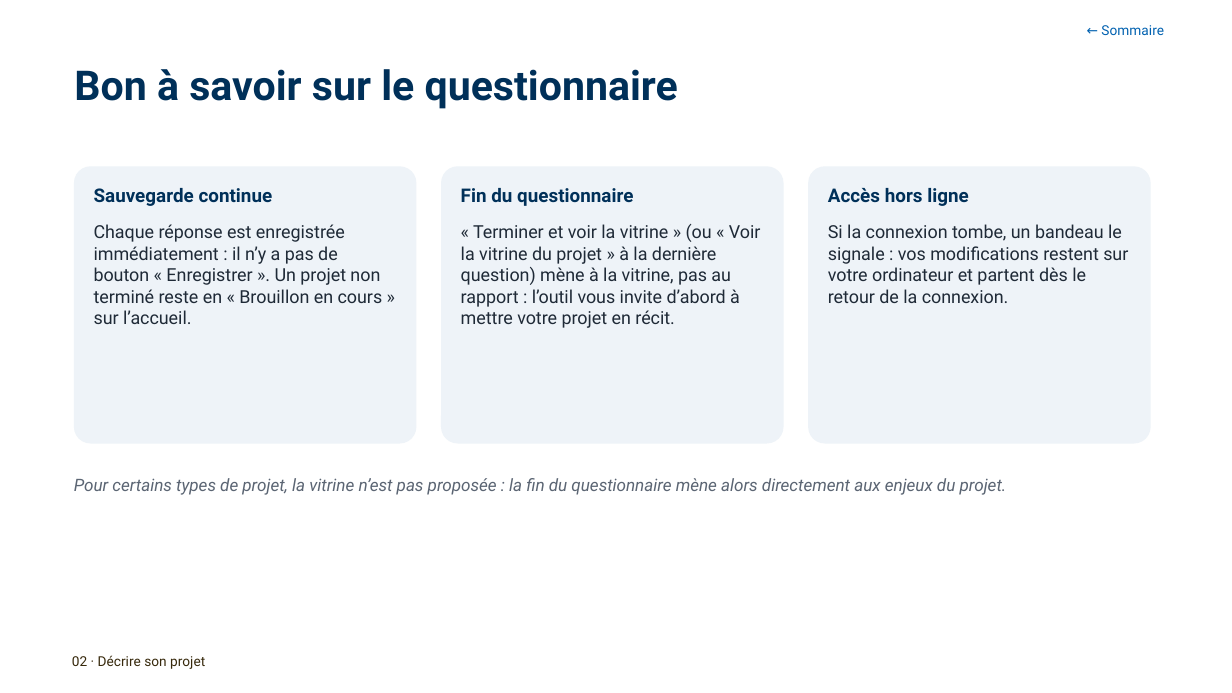
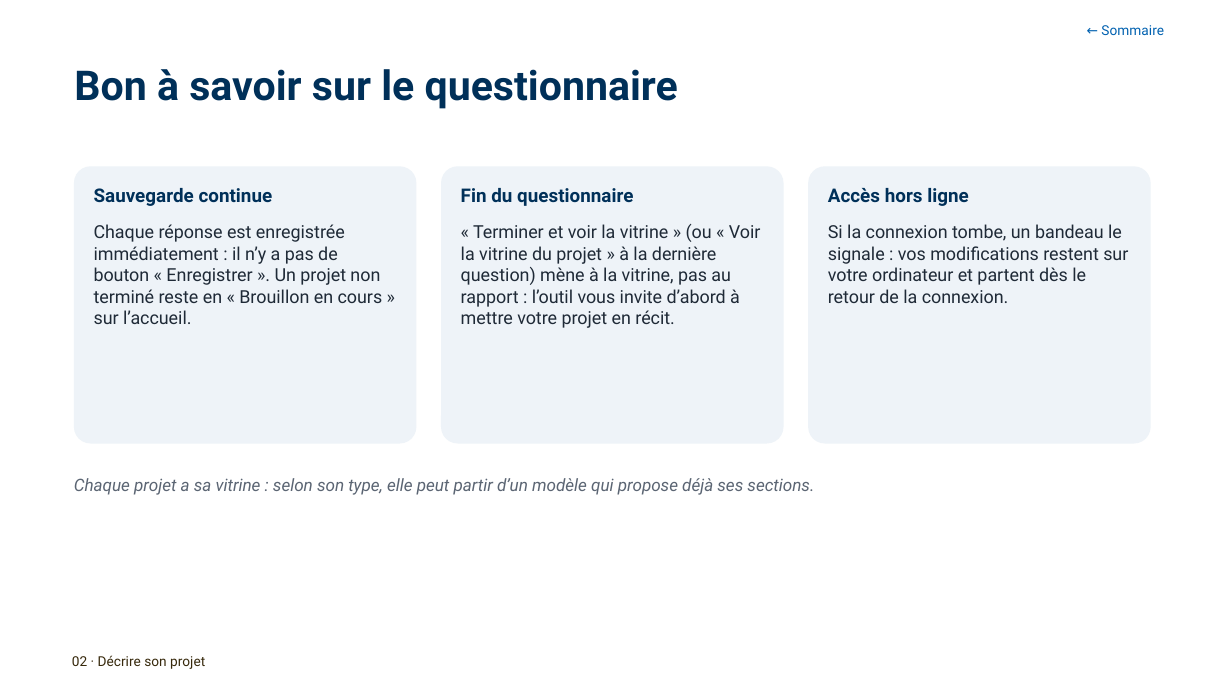
Before and after one commit to antoinelmariel-ux/ProjectNavigator, a slide deck: slide 22 of docs/Project Navigator _ Manuel Chef de Project.pptx. Drawn at 1232x693 pixels with LibreOffice and Linux fonts; fonts in the diff are those of the drawing; background and template pictures are left out. Boxes give left, top, right and bottom in pixels: in the first picture for what was removed or moved away, otherwise in the second. Text is boxed around its words. In the diff, an @@ line names an element or a change of style, - is before the commit and + after.

```diff
--- a/docs/Project Navigator _ Manuel Chef de Project.pptx
+++ b/docs/Project Navigator _ Manuel Chef de Project.pptx
@@ text at [74,478,814,495]: text changed @@
-Pour certains types de projet, la vitrine n’est pas proposée : la fin du questionnaire mène alors directement aux enjeux du projet.
+Chaque projet a sa vitrine : selon son type, elle peut partir d’un modèle qui propose déjà ses sections.
```
Also in this commit, not shown: 3 other slides changed, 1 slide added.
